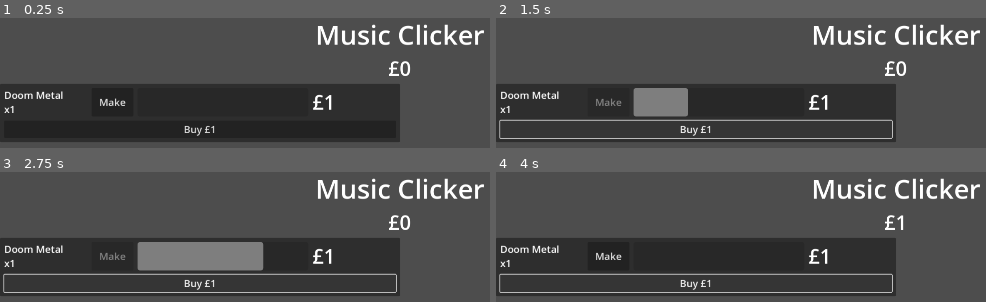
Above: before the commit, frames 1-4 (two rows, left to right).
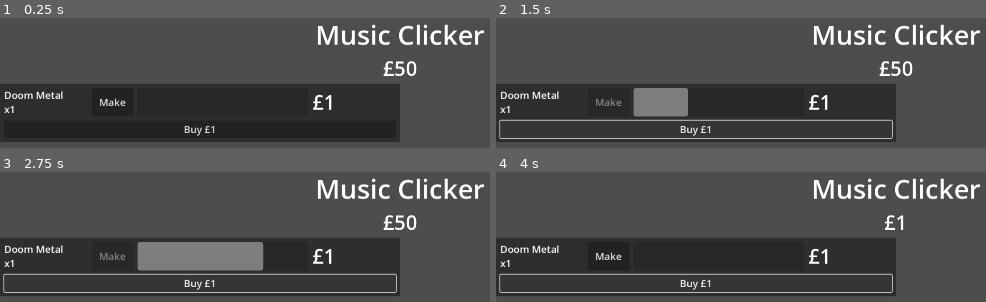
Above: after the commit, the same moments.

Repository: phrasmotica/music-clicker
Game: Godot game, scene res://game.tscn
The game is run twice, just before and just after one commit, with the same random seed, the same clock (stepped at 60 frames per second) and the same inputs.
Inputs:
- Up to frame 1 (0.25 s): no input
- Up to frame 2 (1.5 s): click "Make" at 0.5 s; click "Buy £1" at 1.25 s
- Up to frame 3 (2.75 s): click "Buy £1" at 2 s
- Up to frame 4 (4 s): click "Buy £1" at 2.75 s

The runs differ from the first frame. In frame 1, 0.4% of the frame differs, in the area x 78-86%, y 33-45%; in frame 2, 0.4%; in frame 3, 0.4%; in frame 4, nothing differs.

Commit message:
Allow setting a starting score

Diff:
--- a/game.tscn
+++ b/game.tscn
@@ -9,6 +9,7 @@
 [node name="Game" type="Node2D"]
 
 [node name="ScoreManager" parent="." instance=ExtResource("1_2j3m2")]
+starting_score = 50
 
 [node name="ProductRouter" type="Node" parent="." node_paths=PackedStringArray("product_meters")]
 script = ExtResource("3_khcq3")
@@ -38,7 +39,7 @@
 unique_name_in_owner = true
 layout_mode = 2
 theme_override_font_sizes/font_size = 48
-text = "£0"
+text = "£50"
 horizontal_alignment = 1
 
 [node name="GridContainer" type="GridContainer" parent="UIManager/VBoxContainer"]
--- a/scripts/score_manager.gd
+++ b/scripts/score_manager.gd
@@ -1,4 +1,8 @@
+@tool
 extends Node
+
+@export
+var starting_score: int = 0
 
 var _score: int = 0
 
